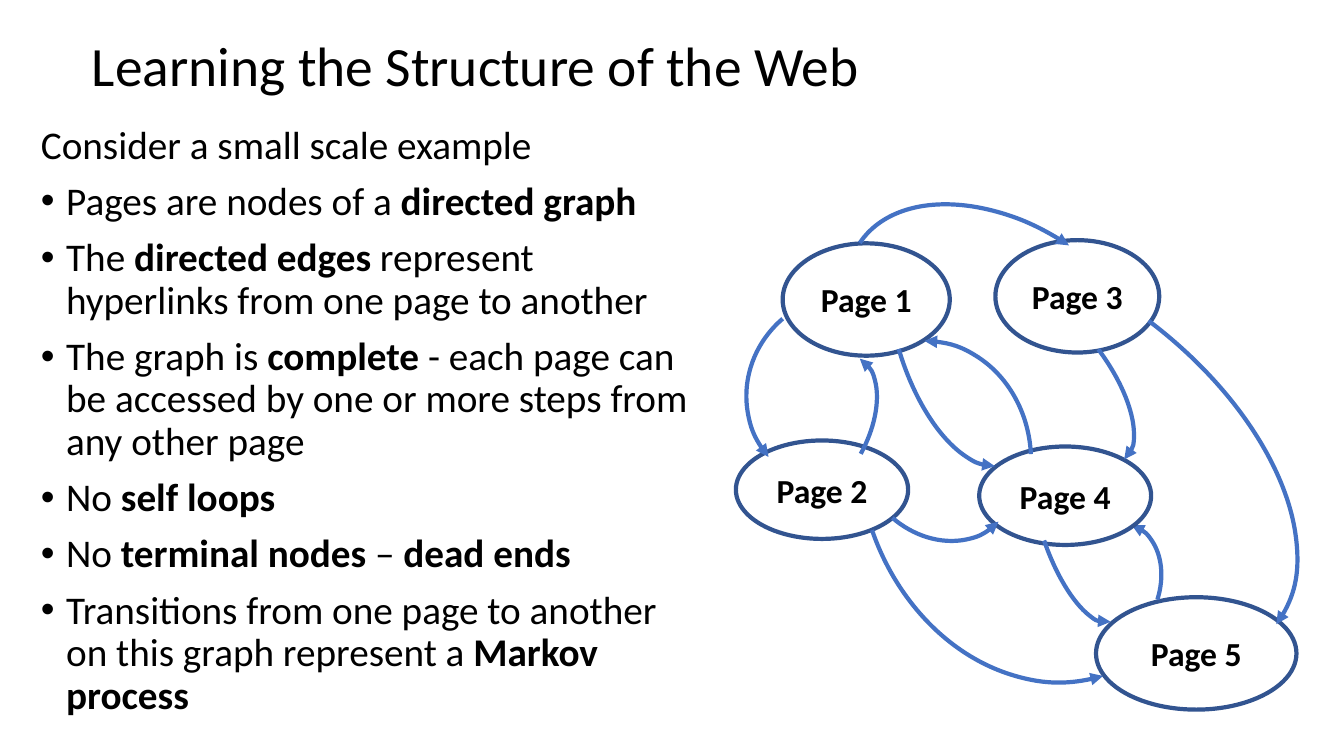
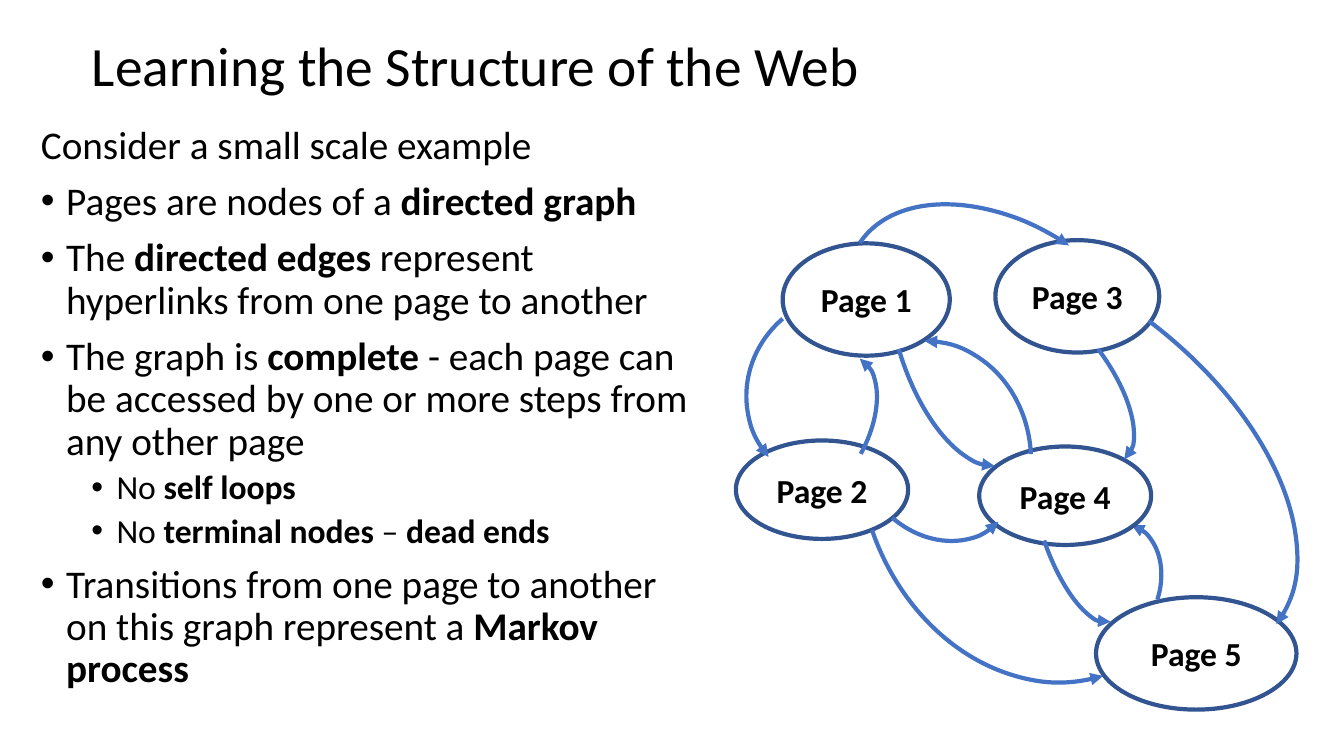
Before and after one commit to StephenElston/CSCI-E-108, a slide deck: slide 34 of slides/6_WebSearching.pptx (slide 33 before the commit). Drawn at 1344x756 pixels with LibreOffice and Linux fonts; fonts in the diff are those of the drawing. Boxes give left, top, right and bottom in pixels: in the first picture for what was removed or moved away, otherwise in the second. Text is boxed around its words. In the diff, an @@ line names an element or a change of style, - is before the commit and + after.

```diff
--- a/slides/6_WebSearching.pptx
+++ b/slides/6_WebSearching.pptx
@@ text at [117,475,549,544]: size 28 to 24 pt in "No self loops", "No terminal nodes – dead ends"; list level 1 to 2 in "No self loops"; list level 1 to 2 in "No terminal nodes – dead ..." @@
```
Also in this commit, not shown: 9 other slides changed, 4 slides added.
